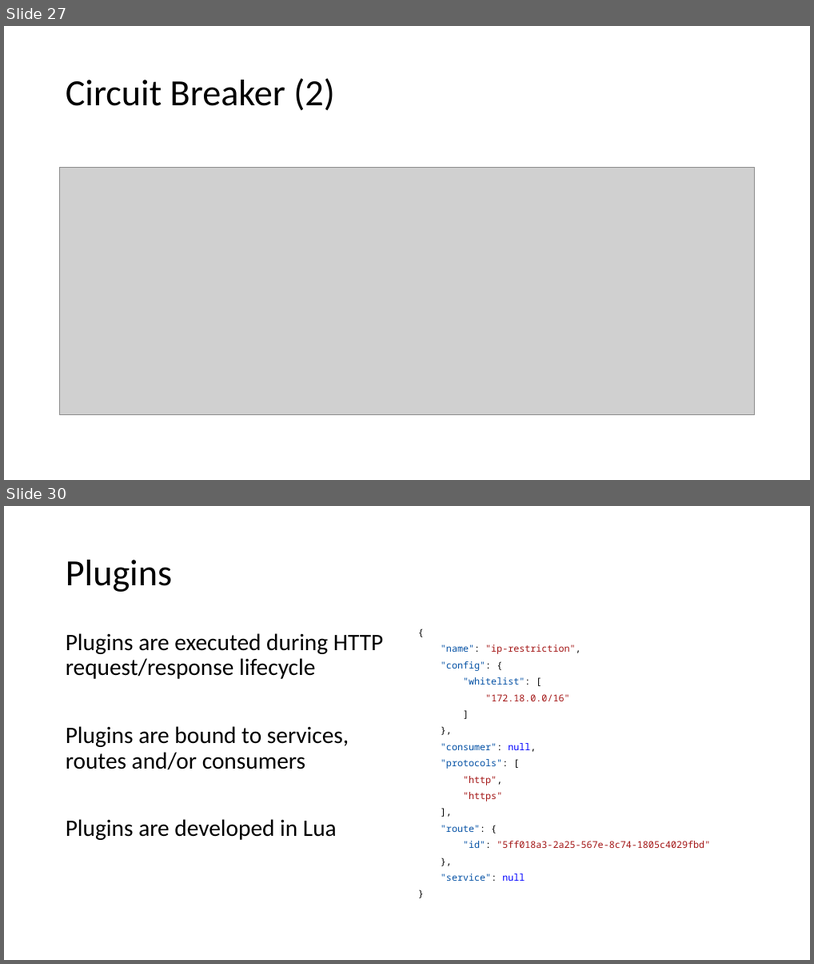
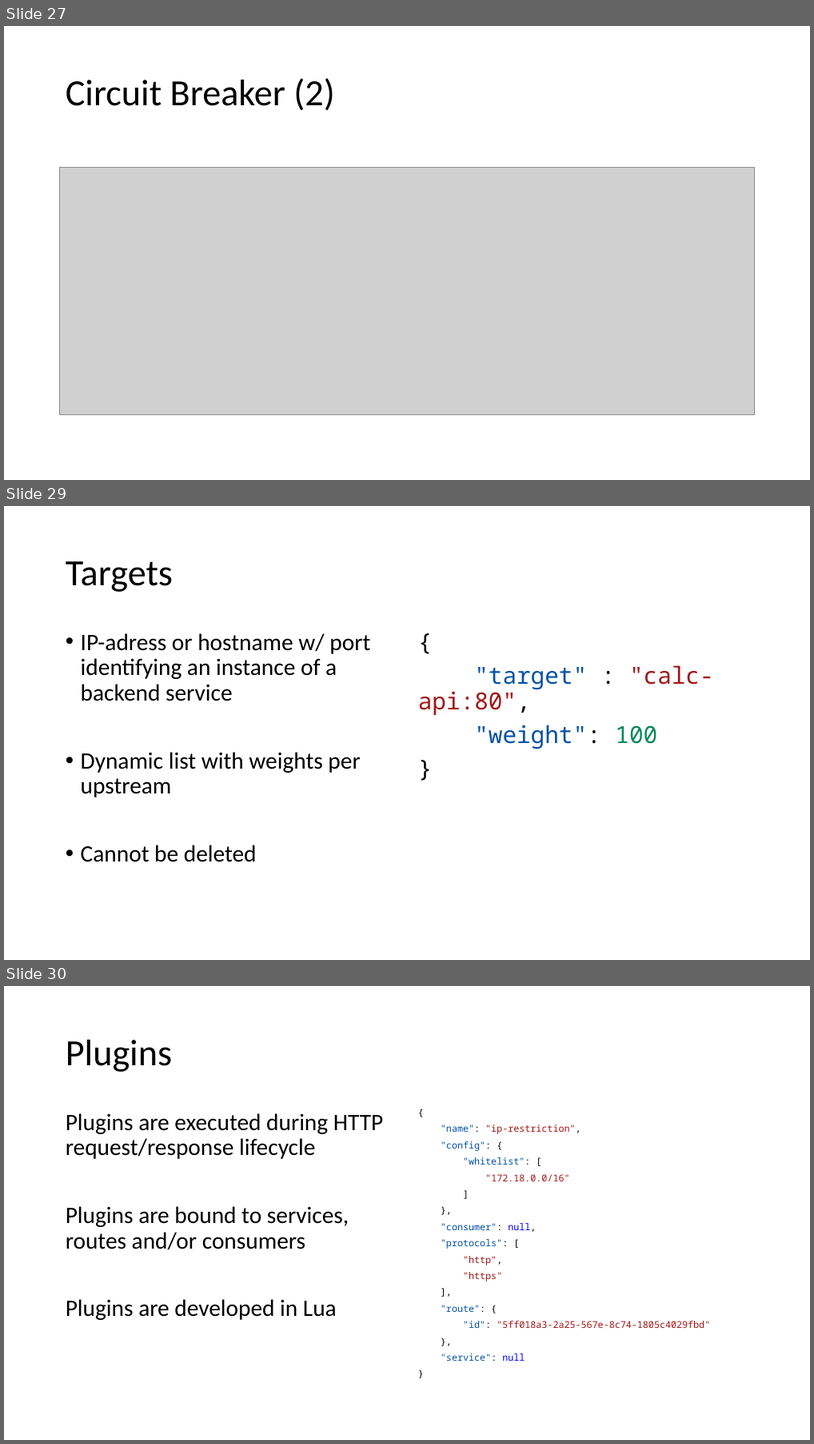
Before and after one commit to danielwagn3r/apimgmt-workshop, a slide deck: API Gateway.pptx. Shown one above the other, each under a label of ours: slides 27 and 30 before the commit, slides 27, 29 and 30 after it; the slides between them are not shown. The pictures are 814x964 and 814x1444 pixels, drawn with LibreOffice and Linux fonts; fonts in the diff are those of the drawing; grey boxes stand for pictures. Boxes give left, top, right and bottom in pixels: in the first picture for what was removed or moved away, otherwise in the second. Text is boxed around its words. In the diff, an @@ line names an element or a change of style, - is before the commit and + after.

Commit message:
Added Upstreams and Targets.

```diff
--- a/API Gateway.pptx
+++ b/API Gateway.pptx
@@ slide 29 added at [4,506,810,960], background #FFFFFF @@
@@ title added at [66,561,173,592], 44 pt, text #000000 @@
+Targets
@@ text added at [81,633,370,862], 28 pt, text #000000 @@
+• IP-adress or hostname w/ port identifying an instance of a backend service
+• Dynamic list with weights per upstream
+• Cannot be deleted
@@ text added at [418,665,714,749], 28 pt, text #0451A5 @@
+{
+"target" : "calc-api:80",
+"weight": 100
+}
```
Also in this commit, not shown: 1 other slide added, 2 slides removed.
